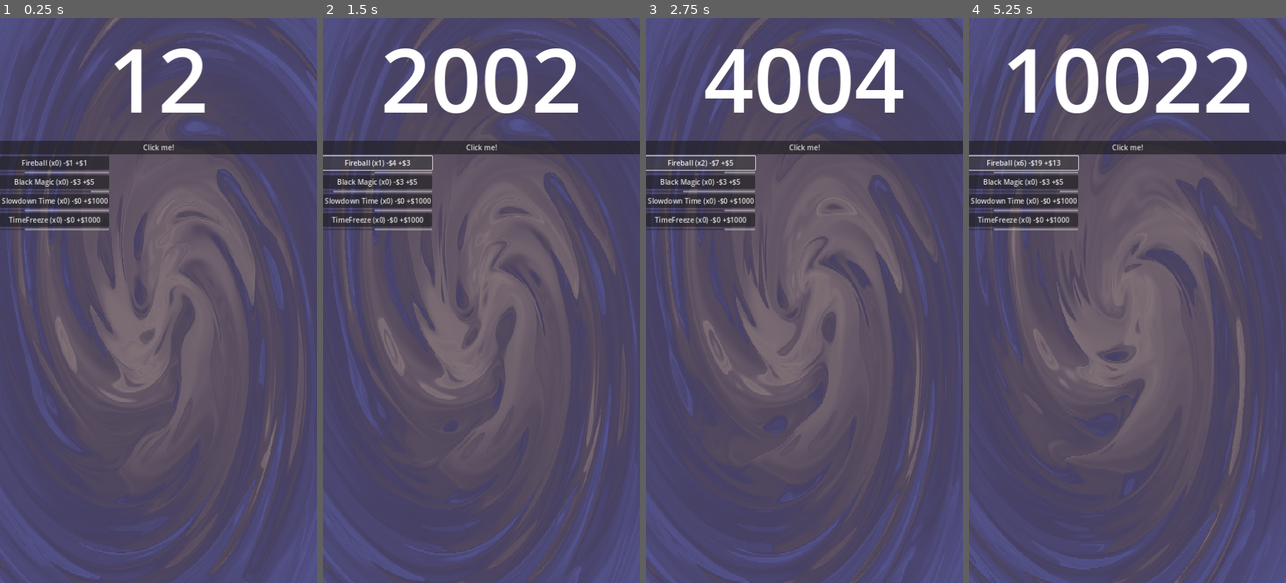
Above: before the commit, frames 1-4 (left to right).
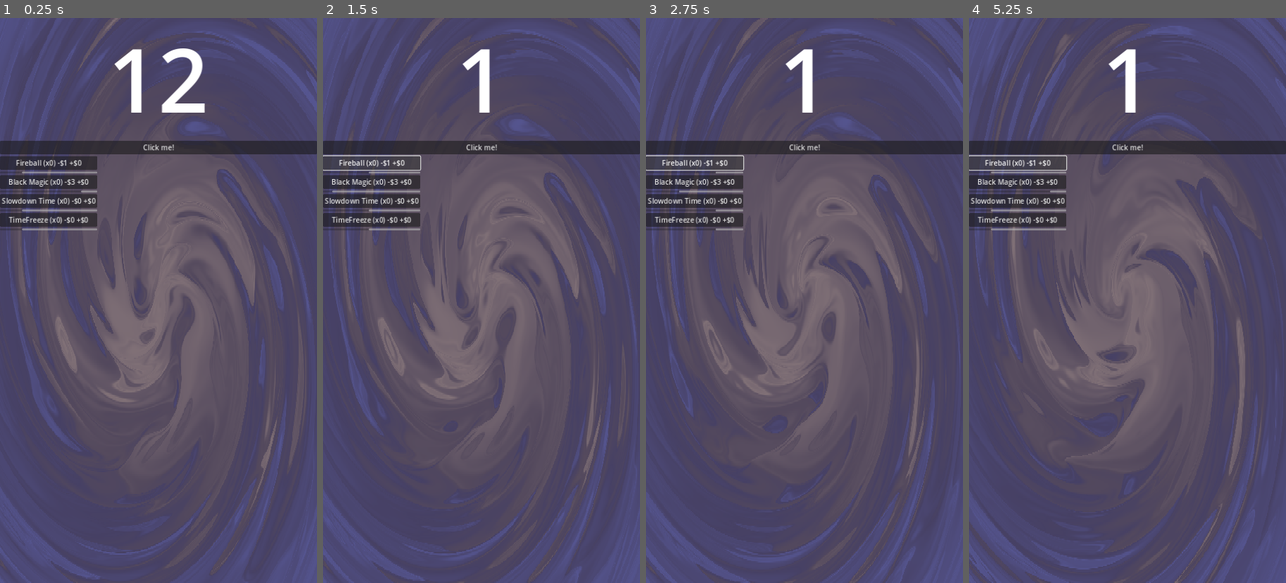
Above: after the commit, the same moments.

Repository: sberto/Mini-Jam-169---future
Game: Godot game, scene res://MainScene.tscn
Two runs of this game, one before a commit and one after it. Both use one fixed random seed, a clock stepped at 60 frames per second and the inputs below.
Inputs (mouse positions are in pixels of both pictures, inside the frame that each line leads up to):
- Up to frame 1 (0.25 s): no input
- Up to frame 2 (1.5 s): click "Click me!" at 0.5 s; click (376, 164) at 1.25 s, where only the run before the commit has a clickable "Fireball (x0) -$1 +$1"
- Up to frame 3 (2.75 s): click (699, 164) at 2 s, where only the run before the commit has a clickable "Fireball (x1) -$4 +$3"
- Up to frame 4 (5.25 s): click (1022, 164) at 2.75 s, where only the run before the commit has a clickable "Fireball (x2) -$7 +$5"; click (1022, 164) at 3.5 s, where only the run before the commit has a clickable "Fireball (x3) -$10 +$7"; click (1022, 164) at 4.25 s, where only the run before the commit has a clickable "Fireball (x4) -$13 +$9"; click (1022, 164) at 5 s, where only the run before the commit has a clickable "Fireball (x5) -$16 +$11"

The runs differ from the first frame. In frame 1, 0.8% of the frame differs, in the area x 2-35%, y 24-38%; in frame 2, 4.1%; in frame 3, 4.1%; in frame 4, 4.5%, in the area x 2-89%, y 5-38%.

Commit message:
objectives

Diff:
--- a/MainScene.tscn
+++ b/MainScene.tscn
@@ -6,6 +6,8 @@
 [ext_resource type="Script" path="res://automations/automation.gd" id="3_njlud"]
 [ext_resource type="Script" path="res://automations/automations.gd" id="4_jm6mp"]
 [ext_resource type="Script" path="res://automations/automation_resource.gd" id="5_br6n6"]
+[ext_resource type="Script" path="res://obj_reached.gd" id="8_utkfi"]
+[ext_resource type="Script" path="res://objectives/objectives.gd" id="8_xyp38"]
 
 [sub_resource type="ShaderMaterial" id="ShaderMaterial_vg3qj"]
 shader = ExtResource("1_6ggr6")
@@ -27,8 +29,7 @@
 
 [sub_resource type="Resource" id="Resource_2suqj"]
 script = ExtResource("5_br6n6")
-amount = 1
-amount_upgrade = 2
+amount_upgrade = 5
 amount_upgrade_type = 0
 cost = 1
 cost_upgrade = 3
@@ -39,7 +40,6 @@
 
 [sub_resource type="Resource" id="Resource_de5dc"]
 script = ExtResource("5_br6n6")
-amount = 5
 amount_upgrade = 10
 amount_upgrade_type = 0
 cost = 3
@@ -51,7 +51,6 @@
 
 [sub_resource type="Resource" id="Resource_ihe5x"]
 script = ExtResource("5_br6n6")
-amount = 1000
 amount_upgrade = 0
 amount_upgrade_type = 0
 cost = 0
@@ -63,7 +62,6 @@
 
 [sub_resource type="Resource" id="Resource_mr41h"]
 script = ExtResource("5_br6n6")
-amount = 1000
 amount_upgrade = 0
 amount_upgrade_type = 0
 cost = 0
@@ -131,4 +129,29 @@
 layout_mode = 2
 size_flags_vertical = 3
 
+[node name="ObjectivesNode" type="Node" parent="."]
+
+[node name="Spent 10" type="Node" parent="ObjectivesNode" groups=["Objectives"]]
+script = ExtResource("8_xyp38")
+target = 10
+description = "The money you spent is nothing in compared of the future it brings."
+
+[node name="ObjReached" type="RichTextLabel" parent="."]
+layout_mode = 1
+anchors_preset = 12
+anchor_top = 1.0
+anchor_right = 1.0
+anchor_bottom = 1.0
+grow_horizontal = 2
+grow_vertical = 0
+theme_override_colors/default_color = Color(0.83, 0.83, 0.3984, 1)
+theme_override_font_sizes/italics_font_size = 15
+theme_override_font_sizes/normal_font_size = 30
+bbcode_enabled = true
+fit_content = true
+scroll_active = false
+script = ExtResource("8_utkfi")
+template = "Objective \"%s\" reached!
+[i]%s[/i]"
+
 [connection signal="pressed" from="VBoxContainer/Button" to="VBoxContainer/Button" method="_on_pressed"]
--- a/automations/automation.gd
+++ b/automations/automation.gd
@@ -10,6 +10,8 @@
 		res.upgrade()
 		_apply_upgrade_effects()
 		automation_update.emit(self)
+		Objectives.automations_bought += 1
+		Objectives.amount_spent += res.cost
 
 func _apply_upgrade_effects():
 	match res.extra_effect:
--- a/automations/automation_resource.gd
+++ b/automations/automation_resource.gd
@@ -4,7 +4,6 @@
 enum UpgradeType {LINEAR, QUADRATIC}
 enum ExtraEffect {NONE, TIME_SLOW_DOWN, TIME_FREEZE}
 
-@export var amount: int
 @export var amount_upgrade: int
 @export var amount_upgrade_type: UpgradeType
 @export var cost: int
@@ -13,6 +12,7 @@
 @export var ticks_for_update: int = 1
 @export var extra_effect: ExtraEffect
 @export var freeze_time: int = 1
+var amount: int = 0
 var tick_count: int
 var level: int = 0
 
--- /dev/null
+++ b/obj_reached.gd
@@ -0,0 +1,12 @@
+extends RichTextLabel
+
+@export_multiline var template: String
+
+func _ready() -> void:
+	Objectives.reached.connect(_reached)
+
+func _reached(what):
+	text = template % [what.name, what.description]
+	visible = true
+	await get_tree().create_timer(10).timeout
+	visible = false
--- /dev/null
+++ b/objectives/objectives.gd
@@ -0,0 +1,9 @@
+extends Node
+class_name Objective
+
+enum SuccessType {SPENT, AUTO_BOUGHT, TICK_PASS}
+
+@export var success_type: SuccessType
+@export var target: int
+@export var description: String
+var reached: bool = false
--- /dev/null
+++ b/objectives_man.gd
@@ -0,0 +1,37 @@
+extends Node
+
+signal reached
+
+var amount_spent = 0:
+	set(v):
+		check()
+		amount_spent = v
+
+var automations_bought = 0:
+	set(v):
+		check()
+		amount_spent = v
+
+var ticks_passed = 0:
+	set(v):
+		check()
+		amount_spent = v
+
+func check():
+	for obj: Objective in get_tree().get_nodes_in_group("Objectives"):
+		if not obj.reached:
+			match obj.success_type:
+				Objective.SuccessType.SPENT:
+					if amount_spent > obj.target:
+						_reached(obj)
+				Objective.SuccessType.AUTO_BOUGHT:
+					if automations_bought > obj.target:
+						_reached(obj)
+				Objective.SuccessType.TICK_PASS:
+					if ticks_passed > obj.target:
+						_reached(obj)
+
+func _reached(obj: Objective):
+	print("reached!")
+	obj.reached = true
+	reached.emit(obj)
--- a/project.godot
+++ b/project.godot
@@ -18,6 +18,7 @@
 [autoload]
 
 Tick="*res://tick.gd"
+Objectives="*res://objectives_man.gd"
 
 [display]
 
@@ -34,3 +35,4 @@
 [global_group]
 
 Automation=""
+Objectives=""
--- a/tick.gd
+++ b/tick.gd
@@ -18,3 +18,4 @@
 		if time > tick_time:
 			time = time - tick_time
 			tick.emit()
+			Objectives.ticks_passed += 1
Not shown: 1 places in MainScene.tscn that only renumber resources
